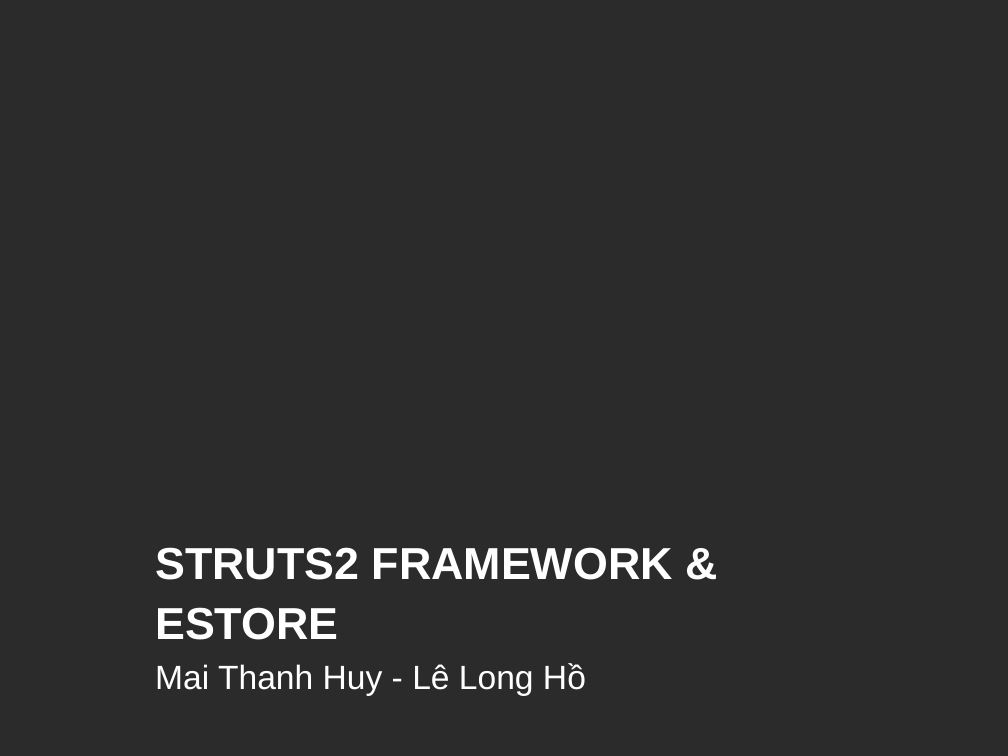
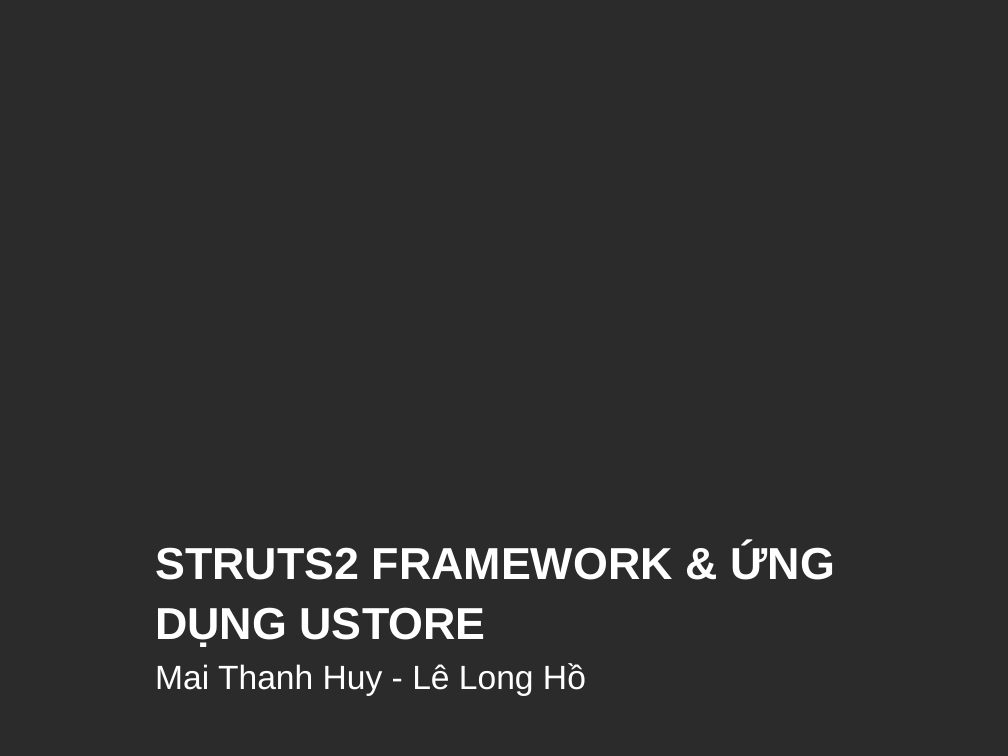
Before and after one commit to btheanh174/kl07-nha03, a slide deck: slide 1 of Reports/28-03-2011-Slide.pptx. Drawn at 1008x756 pixels with LibreOffice and Linux fonts; fonts in the diff are those of the drawing; background and template pictures are left out; a plain dark background stands for a picture behind light text. Boxes give left, top, right and bottom in pixels: in the first picture for what was removed or moved away, otherwise in the second. Text is boxed around its words. In the diff, an @@ line names an element or a change of style, - is before the commit and + after.

```diff
--- a/Reports/28-03-2011-Slide.pptx
+++ b/Reports/28-03-2011-Slide.pptx
@@ title at [155, 544, 835, 647]: text changed @@
-STRUTS2 FRAMEWORK & ESTORE
+STRUTS2 FRAMEWORK & ỨNG DỤNG USTORE
```
Also in this commit, not shown: 2 other slides changed, 9 slides added.
